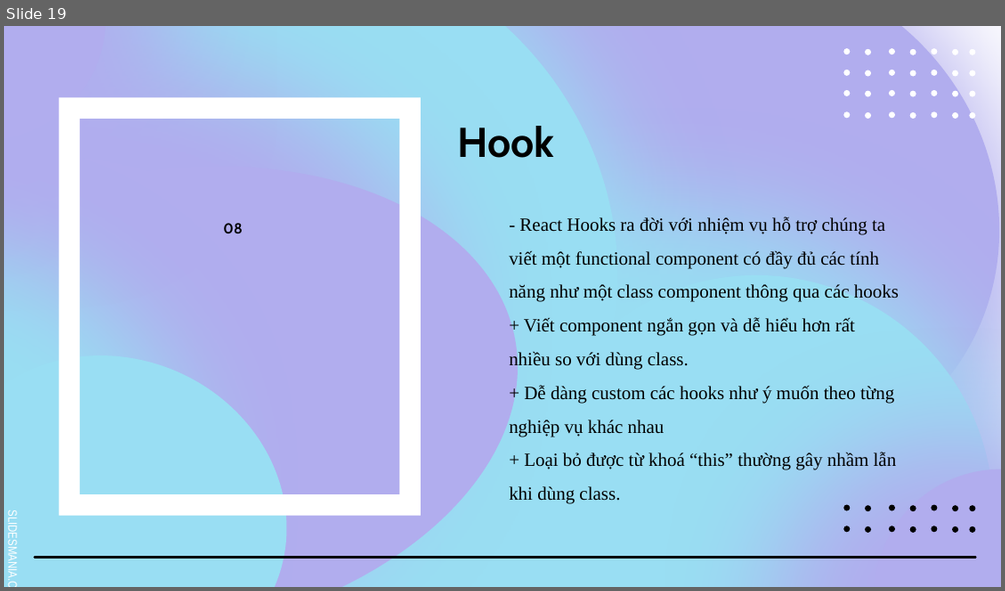
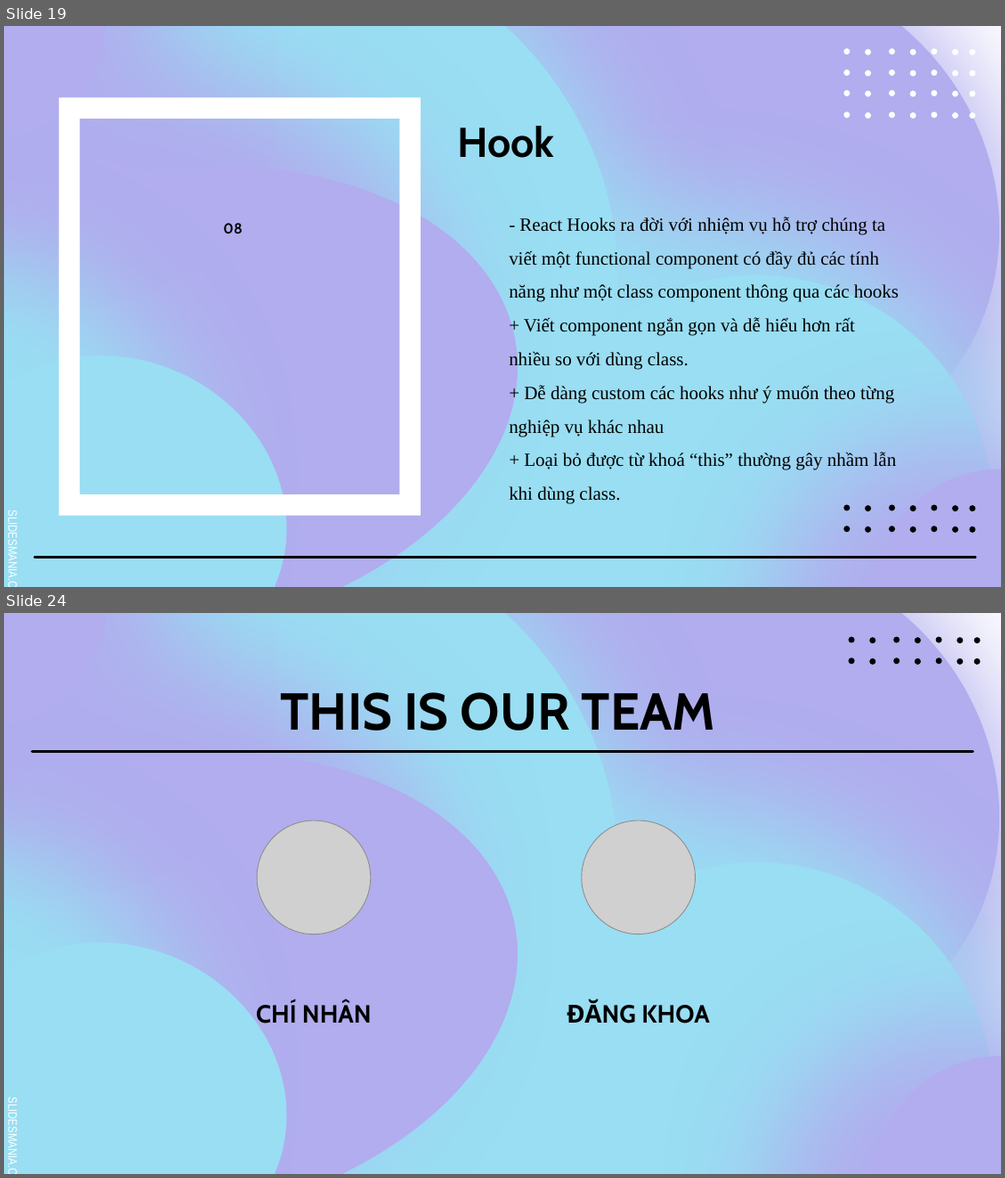
Before and after one commit to chinhan3966/react-project-mp3, a slide deck: PowperPoint_React.pptx. Shown one above the other, each under a label of ours: slide 19 before the commit, slides 19 and 24 after it; the slides between them are not shown. The pictures are 1005x591 and 1005x1178 pixels, drawn with LibreOffice and Linux fonts; fonts in the diff are those of the drawing; grey boxes stand for pictures. Boxes give left, top, right and bottom in pixels: in the first picture for what was removed or moved away, otherwise in the second. Text is boxed around its words. In the diff, an @@ line names an element or a change of style, - is before the commit and + after.

```diff
--- a/PowperPoint_React.pptx
+++ b/PowperPoint_React.pptx
@@ slide 24 added at (4, 613, 1001, 1174), background #FFFFFF; not listed: 9 template elements that a slide beside it also shows @@
@@ group added at (849, 637, 979, 665): 14 freeform shapes @@
@@ title added at (281, 692, 716, 741), 50 pt, text #000000, bold @@
+THIS IS OUR TEAM
@@ line added from (32, 751) to (973, 751), #000000 2.25 pt @@
@@ picture added at (257, 820, 371, 933) @@
@@ picture added at (582, 820, 695, 933) @@
@@ subtitle added at (256, 1002, 372, 1029), 24 pt, text #000000, bold @@
+CHÍ NHÂN
@@ subtitle added at (641, 1005, 710, 1023), 24 pt, text #000000, bold @@
+ĐĂNG KHOA
```
Also in this commit, not shown: 2 slides changed, 4 other slides added, 5 slides removed, 2 other files.
